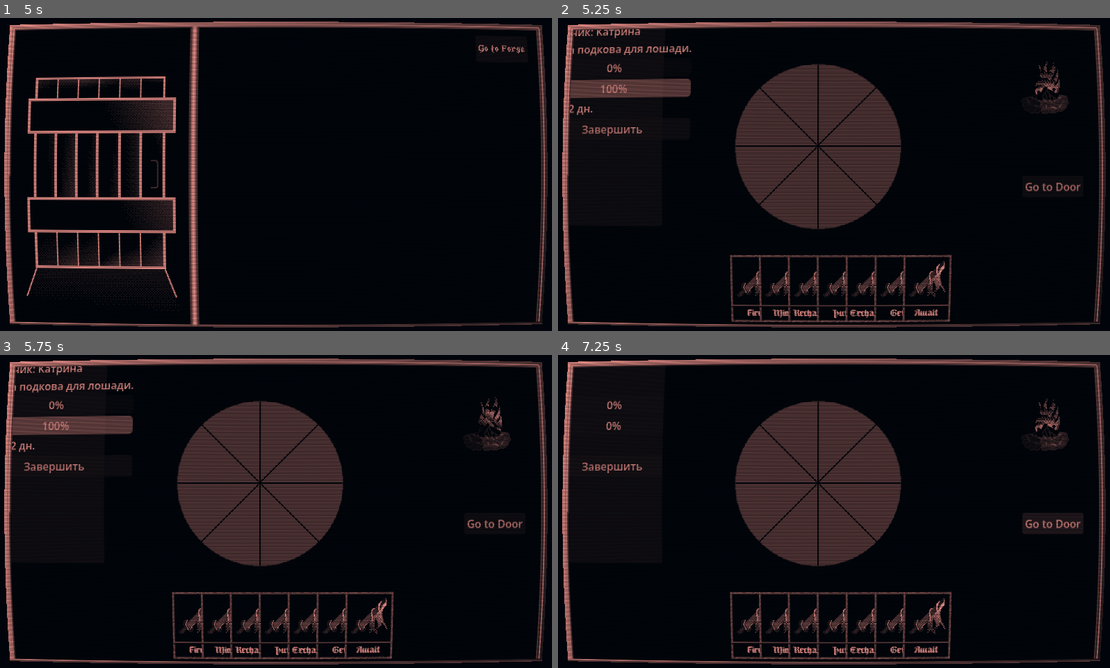
Above: before the commit, frames 1-4 (two rows, left to right).
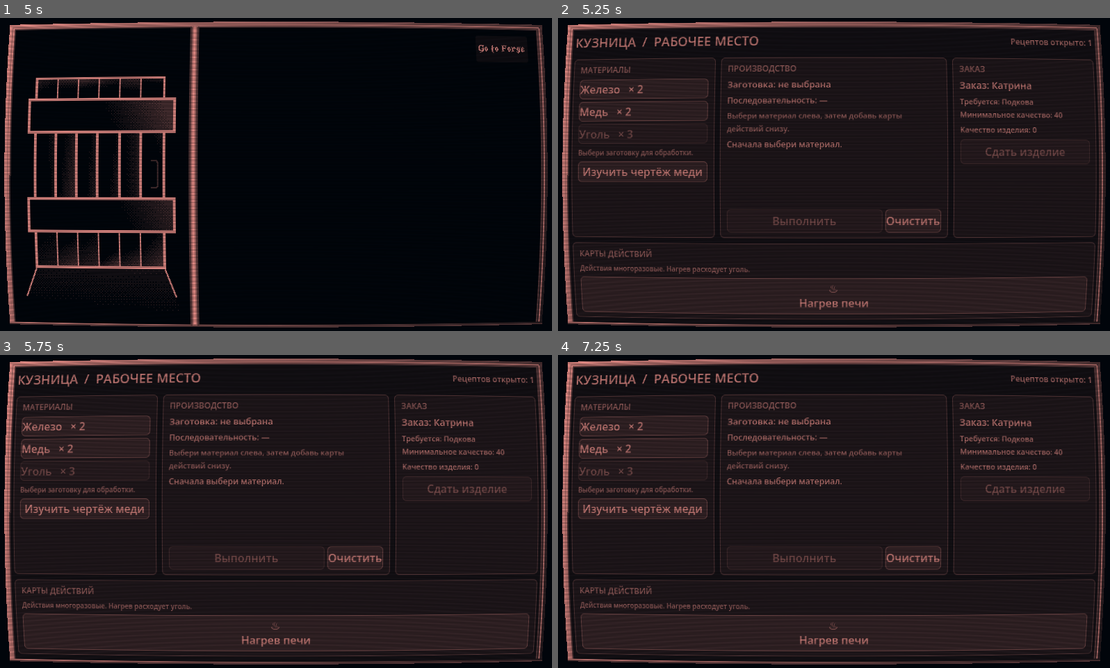
Above: after the commit, the same moments.

Repository: Blyaprint/10-ways
Game: Godot game, scene res://scenes/MainMenu.tscn
Same seed, same stepped clock (60 frames per second), same inputs: the game is played once before the commit and once after it.
Inputs (mouse positions are in pixels of both pictures, inside the frame that each line leads up to):
- Up to frame 1 (5 s): click "New game" at 0.5 s; click "Далее" at 1.25 s; click "Далее" at 2 s; click "Далее" at 2.75 s; tap Enter at 3.5 s; move the mouse to (397, 158) at 3.52 s; click (397, 158) at 3.67 s; click "Принять заказ" at 4.25 s
- Up to frame 2 (5.25 s): click "Go to Forge" at 5 s
- Up to frame 3 (5.75 s): no input
- Up to frame 4 (7.25 s): click (607, 464) at 5.75 s, where only the run before the commit has a clickable "Завершить"; click "Go to Door" at 6.5 s

Frame 1 is identical in both runs. In frame 2, 57% of the frame differs, in the area x 2-98%, y 3-98%; in frame 3, 57%; in frame 4, 57%.

Commit message:
Integrate the card crafting workbench into the forge scene

Diff:
--- a/scripts/main.gd
+++ b/scripts/main.gd
@@ -1,61 +1,54 @@
 extends Control
+
+const CRAFTING_WORKBENCH_SCENE := preload("res://scenes/CraftingWorkbench.tscn")
 
 @onready var order_panel: Control = get_node_or_null("GameContent/OrderPanel")
 @onready var card_hand: Control = get_node_or_null("GameContent/CardHand")
 
 var current_order: Order = null
+var crafting_workbench: Control = null
 
 
 func _ready() -> void:
+	# Старое колесо пока сохраняем в проекте, но отключаем в игровом процессе.
+	if card_hand:
+		card_hand.hide()
+		card_hand.set_process(false)
+		card_hand.set_process_input(false)
+		card_hand.set_process_unhandled_input(false)
 	if order_panel:
-		var submit_button := order_panel.get_node_or_null("Vbox/SubmitButton")
-		if submit_button and not submit_button.pressed.is_connected(_on_submit_button_pressed):
-			submit_button.pressed.connect(_on_submit_button_pressed)
+		order_panel.hide()
+
+	var game_content := get_node_or_null("GameContent")
+	if game_content:
+		crafting_workbench = CRAFTING_WORKBENCH_SCENE.instantiate()
+		crafting_workbench.name = "CraftingWorkbench"
+		crafting_workbench.z_index = 4097
+		game_content.add_child(crafting_workbench)
+		crafting_workbench.set_anchors_and_offsets_preset(Control.PRESET_FULL_RECT)
+		crafting_workbench.craft_completed.connect(_on_craft_completed)
 
 	if OrderManager.active_orders.size() > 0:
 		start_order(OrderManager.active_orders[0])
-	else:
-		print("Нет активных заказов. Вернись ко входу за новым заказом.")
+	elif crafting_workbench:
+		crafting_workbench.set_order(null)
 
 
 func start_order(order: Order) -> void:
 	current_order = order
 	print("Взят заказ: ", order.description)
-
-	if order_panel:
-		order_panel.setup_order(order)
-
-	if card_hand:
-		card_hand.start_crafting(order)
+	if crafting_workbench:
+		crafting_workbench.set_order(order)
 
 
-func update_ui(progress: int, quality: int) -> void:
-	if order_panel and order_panel.has_method("update_progress"):
-		order_panel.update_progress(progress, quality)
-
-
-func _on_submit_button_pressed() -> void:
-	if current_order == null or card_hand == null:
+func _on_craft_completed(item_id: String, quality: int) -> void:
+	if current_order == null:
 		return
-
-	var progress: int = card_hand.current_progress
-	var quality: int = card_hand.current_quality
-	var required_difficulty: int = ItemDB.items[current_order.item_id]["difficulty"]
-
-	if progress >= required_difficulty:
-		print("Успех! Предмет выкован.")
-		OrderManager.complete_order(current_order, current_order.item_id, quality)
-	else:
-		print("Провал! Не хватает прогресса ковки.")
-		OrderManager.failed_orders += 1
-		OrderManager.active_orders.erase(current_order)
-
-	card_hand.clear_table()
-
+	OrderManager.complete_order(current_order, item_id, quality)
 	if OrderManager.active_orders.size() > 0:
 		start_order(OrderManager.active_orders[0])
 	else:
 		current_order = null
+		if crafting_workbench:
+			crafting_workbench.set_order(null)
 		print("Все заказы выполнены!")
-		if order_panel:
-			order_panel.clear_panel()
